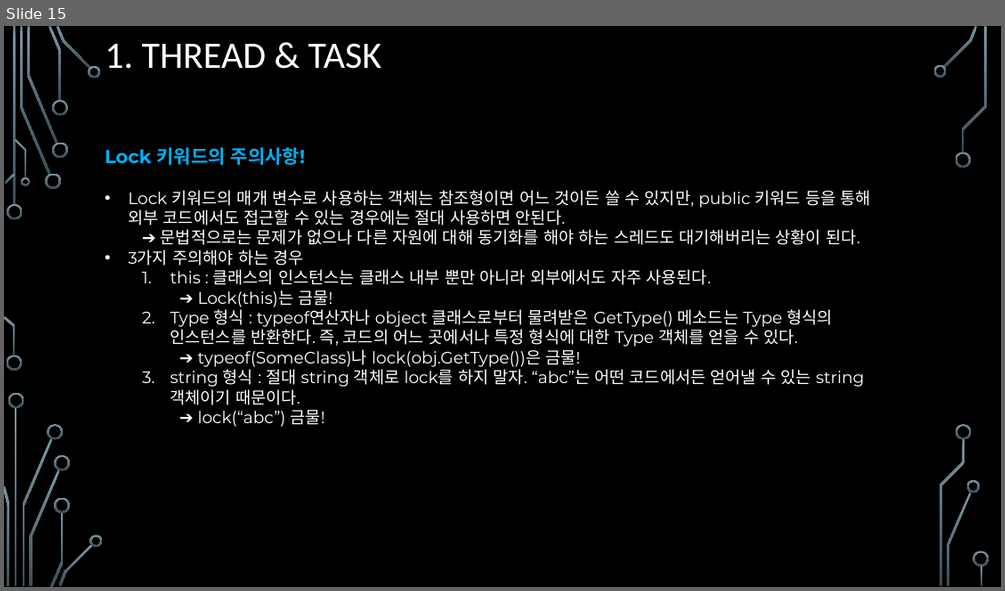
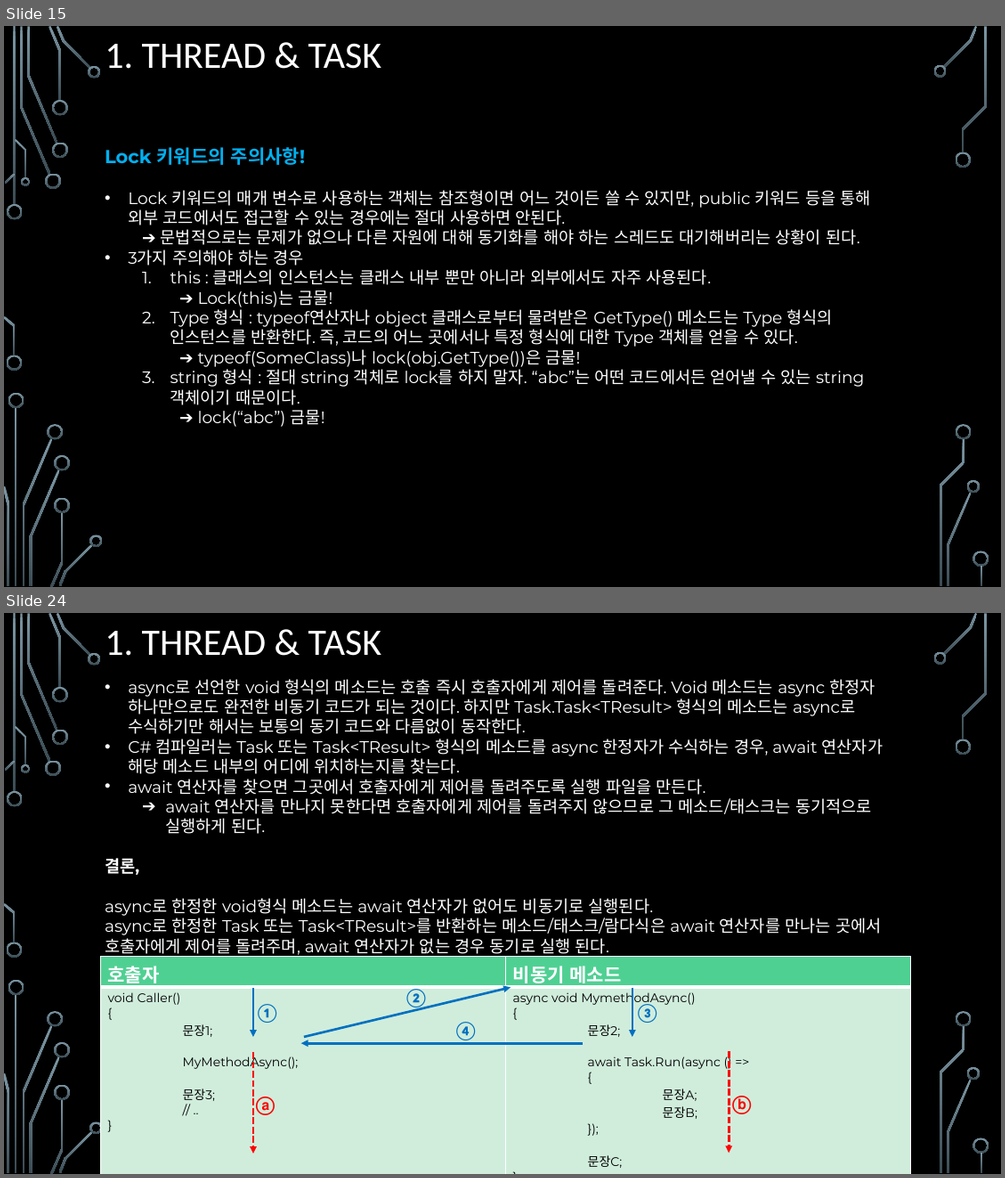
Before and after one commit to assassin4613/CShap, a slide deck: C#_Chapter_10.pptx. Shown one above the other, each under a label of ours: slide 15 before the commit, slides 15 and 24 after it; the slides between them are not shown. The pictures are 1005x591 and 1005x1178 pixels, drawn with LibreOffice and Linux fonts; fonts in the diff are those of the drawing; background and template pictures are left out. Boxes give left, top, right and bottom in pixels: in the first picture for what was removed or moved away, otherwise in the second. Text is boxed around its words. In the diff, an @@ line names an element or a change of style, - is before the commit and + after.

```diff
--- a/C#_Chapter_10.pptx
+++ b/C#_Chapter_10.pptx
@@ slide 24 added at (x1=4, y1=613, x2=1001, y2=1174), background picture (left out); not listed: 36 template elements that a slide beside it also shows @@
@@ title added at (x1=105, y1=630, x2=382, y2=656), 36 pt, text #FFFFFF @@
+1. THREAD & TASK
@@ text added at (x1=105, y1=679, x2=882, y2=957), 16 pt, text #FFFFFF @@
+• async로 선언한 void 형식의 메소드는 호출 즉시 호출자에게 제어를 돌려준다. Void 메소드는 async 한정자 하나만으로도 완전한 비동기 코드가 되는 것이다. 하지만 Task.Task<TResult> 형식의 메소드는 async로 수식하기만 해서는 보통의 동기 코드와 다름없이 동작한다.
+• C# 컴파일러는 Task 또는 Task<TResult> 형식의 메소드를 async 한정자가 수식하는 경우, await 연산자가 해당 메소드 내부의 어디에 위치하는지를 찾는다.
+• await 연산자를 찾으면 그곳에서 호출자에게 제어를 돌려주도록 실행 파일을 만든다.
+  ➔ await 연산자를 만나지 못한다면 호출자에게 제어를 돌려주지 않으므로 그 메소드/태스크는 동기적으로 실행하게 된다.
+결론,
+async로 한정한 void형식 메소드는 await 연산자가 없어도 비동기로 실행된다.
+async로 한정한 Task 또는 Task<TResult>를 반환하는 메소드/태스크/람다식은 await 연산자를 만나는 곳에서 호출자에게 제어를 돌려주며, await 연산자가 없는 경우 동기로 실행 된다.
@@ table added at (x1=100, y1=957, x2=911, y2=1174), 2 rows, 2 columns @@
+호출자 | 비동기 메소드
+void Caller() / { / 문장1; / MyMethodAsync(); / 문장3; / // .. / } | async void MymethodAsync() / { / 문장2; / await Task.Run(async () => / { / 문장A; / 문장B; / }); / 문장C; / }
@@ arrow added from (253, 988) to (253, 1037), #0070C0 2.25 pt @@
@@ text added at (x1=255, y1=1004, x2=280, y2=1022), 18 pt, text #0070C0, bold @@
+①
@@ arrow added from (304, 1037) to (510, 987), #0070C0 2.25 pt @@
@@ text added at (x1=404, y1=988, x2=429, y2=1009), 18 pt, text #0070C0, bold @@
+②
@@ arrow added from (632, 988) to (632, 1037), #0070C0 2.25 pt @@
@@ text added at (x1=635, y1=1004, x2=660, y2=1022), 18 pt, text #0070C0, bold @@
+③
@@ text added at (x1=453, y1=1022, x2=478, y2=1040), 18 pt, text #0070C0, bold @@
+④
@@ arrow added from (253, 1052) to (253, 1153), #FF0000 2.25 pt dashed @@
@@ arrow added from (582, 1043) to (301, 1043), #0070C0 2.25 pt @@
@@ arrow added from (728, 1051) to (728, 1153), #FF0000 2.25 pt dashed @@
@@ text added at (x1=256, y1=1096, x2=275, y2=1115), 18 pt, text #FF0000, bold @@
+ⓐ
@@ text added at (x1=732, y1=1095, x2=751, y2=1114), 18 pt, text #FF0000, bold @@
+ⓑ
```
Also in this commit, not shown: 1 slide changed, 10 other slides added, 1 other file.
